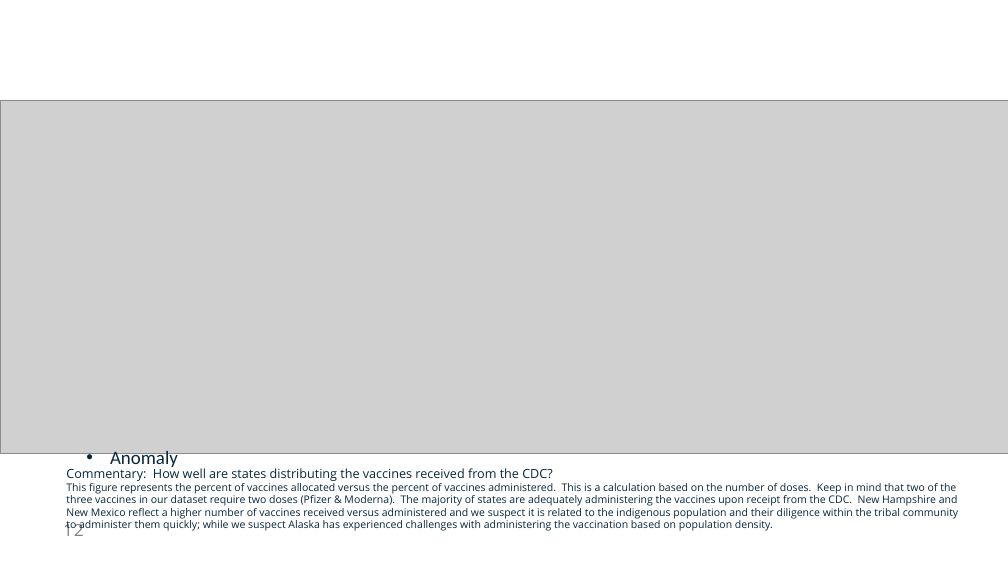
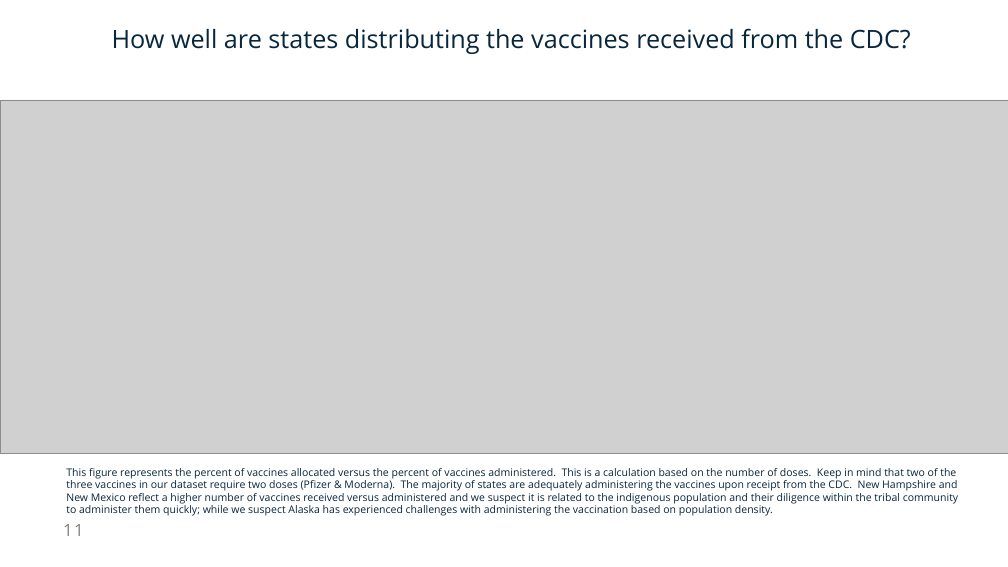
Before and after one commit to NicoleLund/covid_vaccine_availability, a slide deck: slide 11 of presentation/Project_one.pptx (slide 12 before the commit). Drawn at 1008x567 pixels with LibreOffice and Linux fonts; fonts in the diff are those of the drawing; grey boxes stand for pictures. Boxes give left, top, right and bottom in pixels: in the first picture for what was removed or moved away, otherwise in the second. Text is boxed around its words. In the diff, an @@ line names an element or a change of style, - is before the commit and + after.

```diff
--- a/presentation/Project_one.pptx
+++ b/presentation/Project_one.pptx
@@ text added at bbox=[112, 28, 911, 54], 48 pt, text #08273C @@
+How well are states distributing the vaccines received from the CDC?
@@ text at bbox=[66, 466, 552, 481]: paragraph removed @@
-Commentary: How well are states distributing the vaccines received from the CDC?
@@ text removed at bbox=[110, 451, 178, 469] @@
-• Anomaly
@@ page number at bbox=[63, 524, 84, 536]: text changed @@
-12
+11
```
Also in this commit, not shown: 11 other slides changed, 1 slide added, 3 slides removed.
